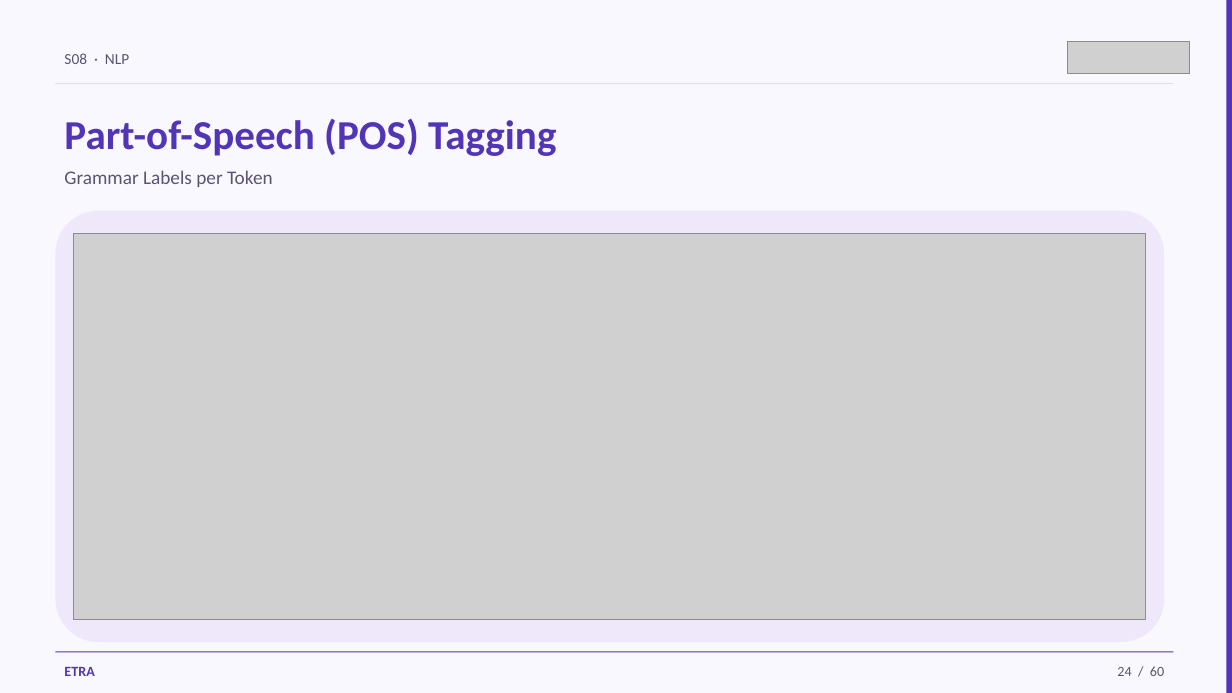
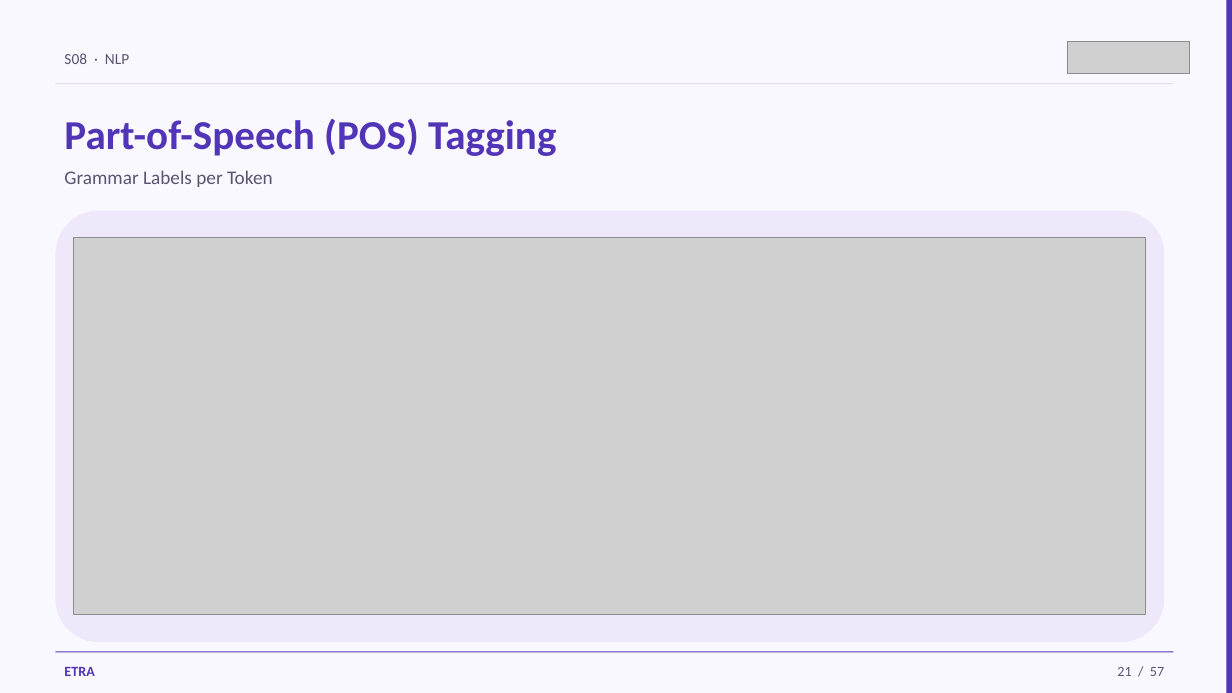
Before and after one commit to iksasa15/AI-ML, a slide deck: slide 21 of web-presentation/pdf-exports/Week3-Session1-NLP.pptx (slide 24 before the commit). Drawn at 1232x693 pixels with LibreOffice and Linux fonts; fonts in the diff are those of the drawing; grey boxes stand for pictures. Boxes give left, top, right and bottom in pixels: in the first picture for what was removed or moved away, otherwise in the second. Text is boxed around its words. In the diff, an @@ line names an element or a change of style, - is before the commit and + after.

```diff
--- a/web-presentation/pdf-exports/Week3-Session1-NLP.pptx
+++ b/web-presentation/pdf-exports/Week3-Session1-NLP.pptx
@@ picture: place and size @@
-picture at (74,233,1146,619)
+picture at (74,238,1146,616)
@@ text at (1117,667,1164,676): text changed @@
-24 / 60
+21 / 57
```
Also in this commit, not shown: 55 other slides changed, 3 slides removed, 3 other files.
